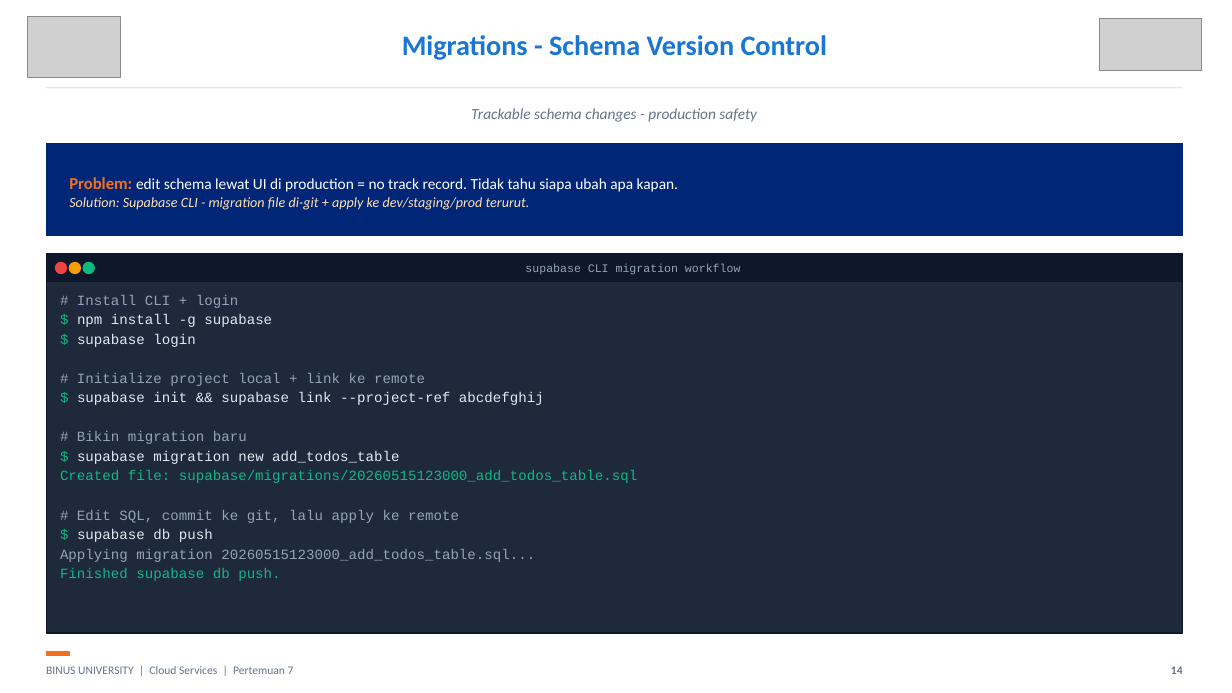
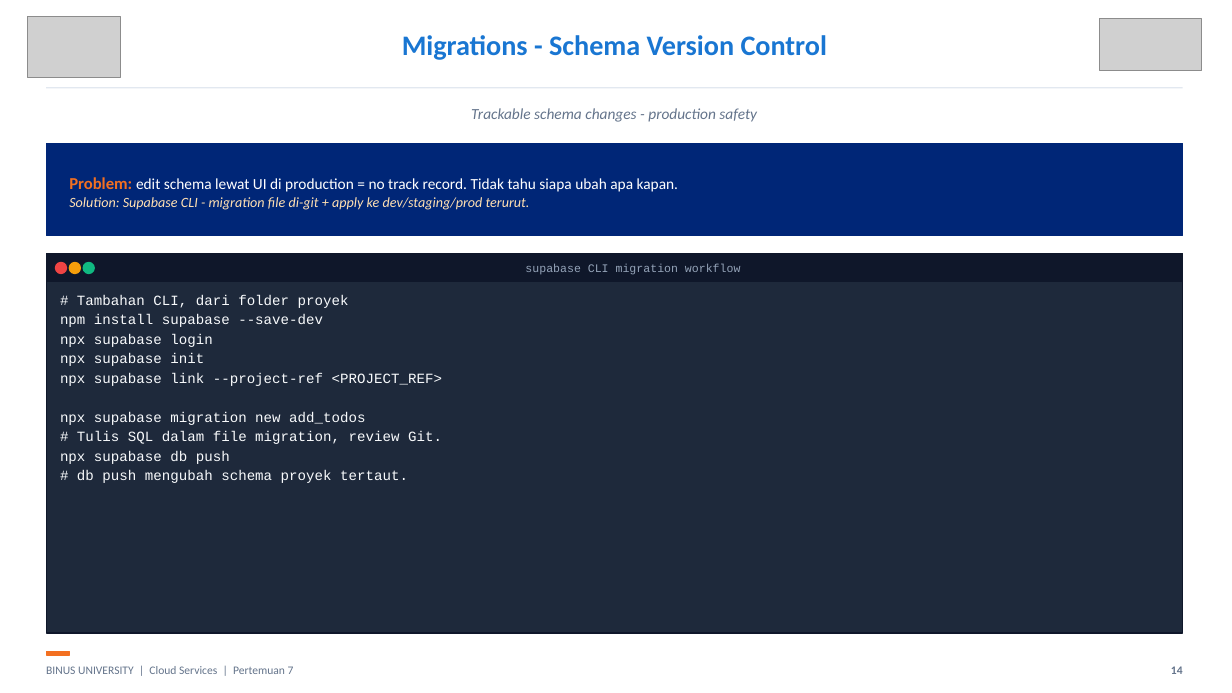
Before and after one commit to SeedFlora/meet7CloudService, a slide deck: slide 14 of slides/Teori_Pertemuan_07.pptx. Drawn at 1232x693 pixels with LibreOffice and Linux fonts; fonts in the diff are those of the drawing; grey boxes stand for pictures. Boxes give left, top, right and bottom in pixels: in the first picture for what was removed or moved away, otherwise in the second. Text is boxed around its words. In the diff, an @@ line names an element or a change of style, - is before the commit and + after.

Commit message:
Simplify local Lab 07 teaching flow and correct examples

```diff
--- a/slides/Teori_Pertemuan_07.pptx
+++ b/slides/Teori_Pertemuan_07.pptx
@@ text at (60, 294, 442, 483): text changed; text colour #94A3B8 to #F8FAFC @@
-# Install CLI + login
-$ npm install -g supabase
-$ supabase login
-# Initialize project local + link ke remote
-$ supabase init && supabase link --project-ref abcdefghij
-# Bikin migration baru
-$ supabase migration new add_todos_table
-Created file: supabase/migrations/20260515123000_add_todos_table.sql
-# Edit SQL, commit ke git, lalu apply ke remote
-$ supabase db push
-Applying migration 20260515123000_add_todos_table.sql...
-Finished supabase db push.
+# Tambahan CLI, dari folder proyek
+npm install supabase --save-dev
+npx supabase login
+npx supabase init
+npx supabase link --project-ref <PROJECT_REF>
+npx supabase migration new add_todos
+# Tulis SQL dalam file migration, review Git.
+npx supabase db push
+# db push mengubah schema proyek tertaut.
```
Also in this commit, not shown: 4 other slides changed, 1 slide added, 1 slide removed, 6 other files.
